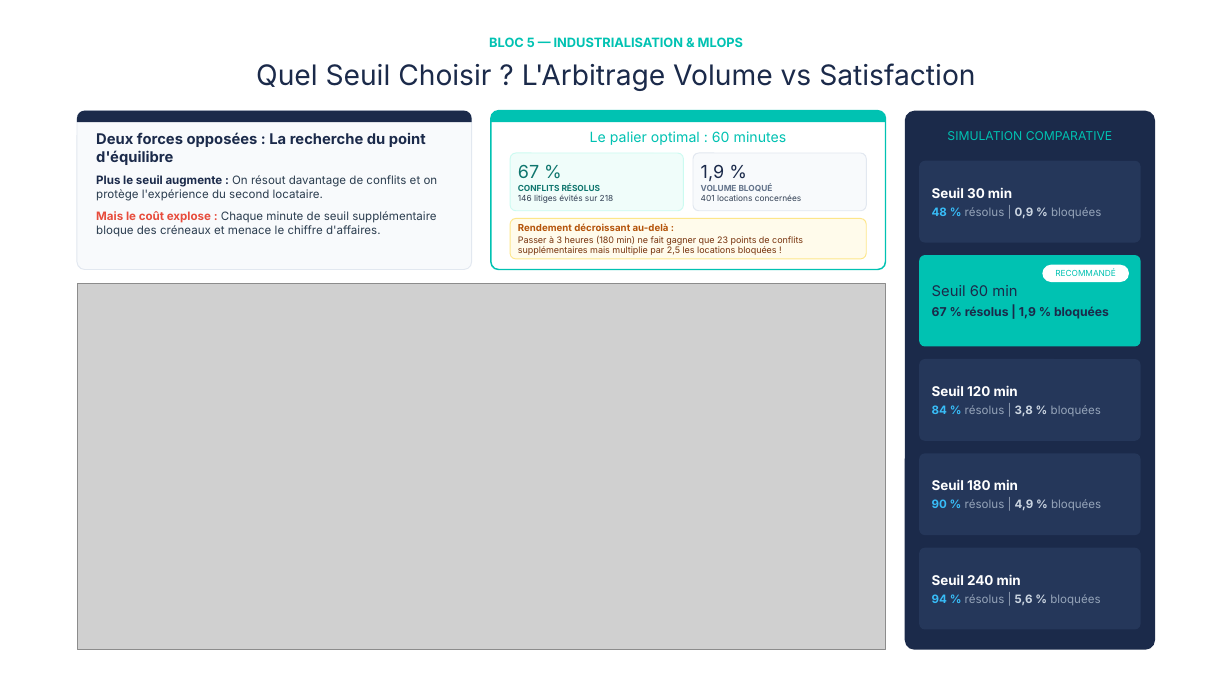
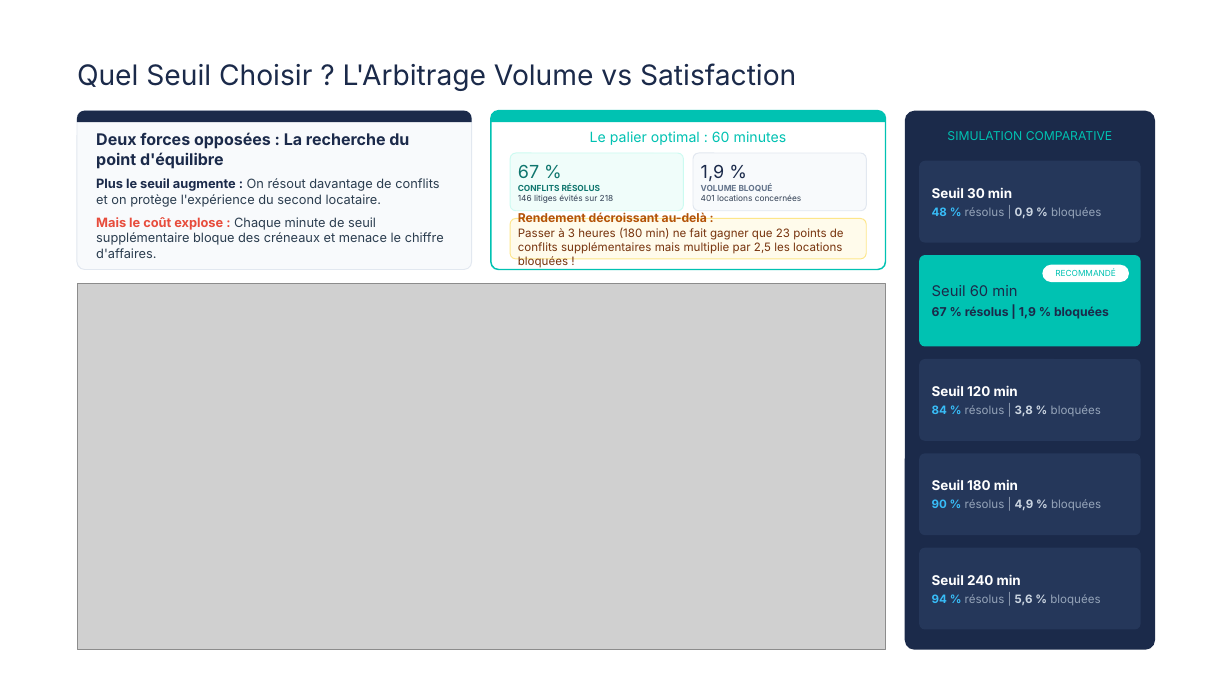
Before and after one commit to Elkristobal59/CERTIFICATION_CDSD, a slide deck: slide 4 of Bloc_5_Getaround/Getaround_presentation.pptx. Drawn at 1232x693 pixels with LibreOffice and Linux fonts; fonts in the diff are those of the drawing; grey boxes stand for pictures. Boxes give left, top, right and bottom in pixels: in the first picture for what was removed or moved away, otherwise in the second. Text is boxed around its words. In the diff, an @@ line names an element or a change of style, - is before the commit and + after.

```diff
--- a/Bloc_5_Getaround/Getaround_presentation.pptx
+++ b/Bloc_5_Getaround/Getaround_presentation.pptx
@@ text "Quel Seuil Choisir ? L'Arbitrage ..." at (77, 63, 796, 91): alignment centre to left @@
@@ text removed at (489, 37, 743, 47) @@
-BLOC 5 — INDUSTRIALISATION & MLOPS
@@ text "Deux forces opposées : La ..." at (96, 132, 444, 258): size 11.5 to 12.5 pt in "Deux forces opposées : La recherche du ..."; size 9 to 10 pt in "Plus le seuil augmente : On résout ...", "Mais le coût explose : Chaque minute ..." @@
@@ text "Rendement décroissant au-delà :" at (518, 212, 844, 268): size 7.5 to 9.5 pt in "Rendement décroissant au-delà :"; size 7 to 9 pt in "Passer à 3 heures (180 min) ne ..." @@
```
Also in this commit, not shown: 6 other slides changed, 17 other files.
